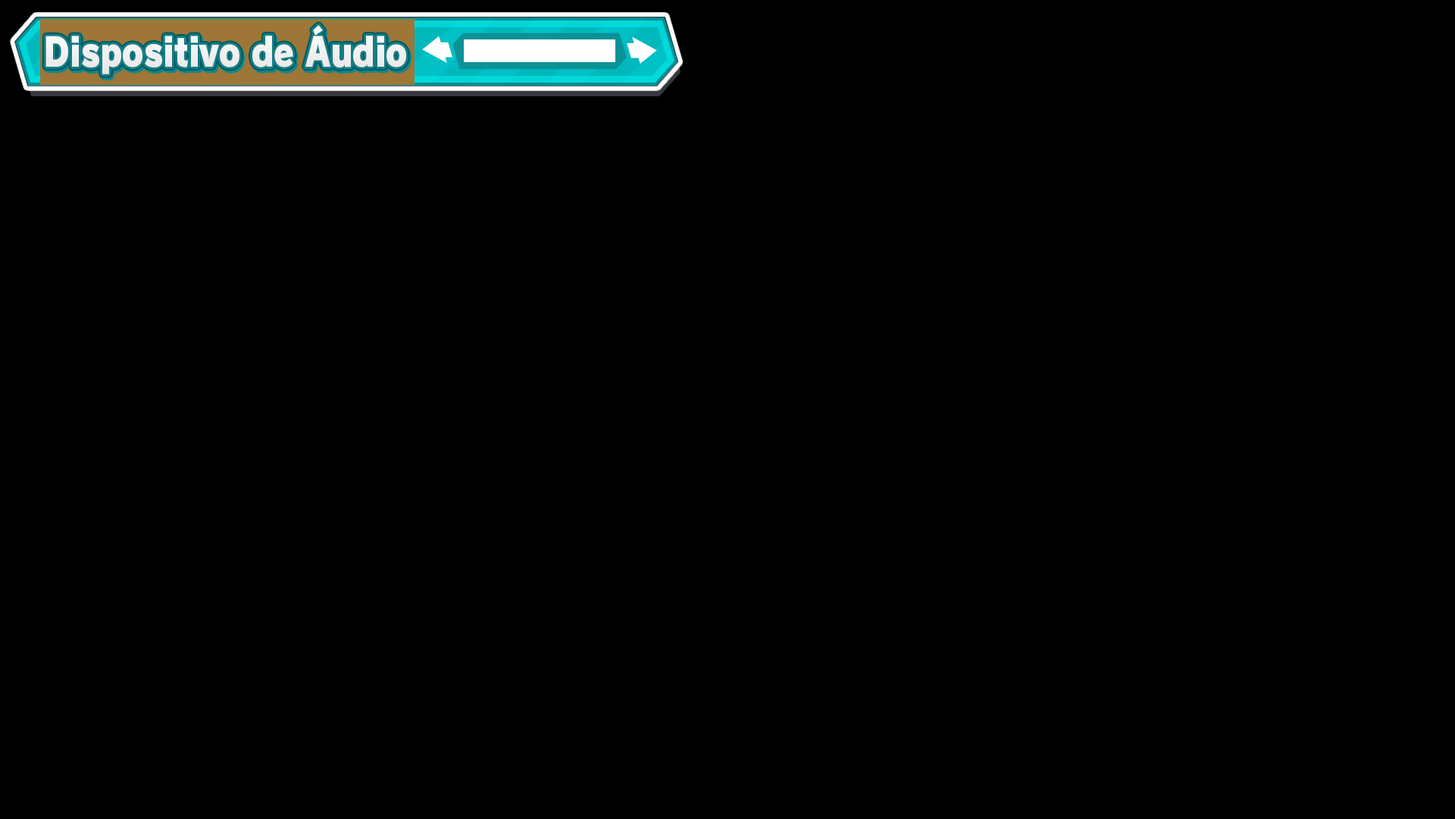
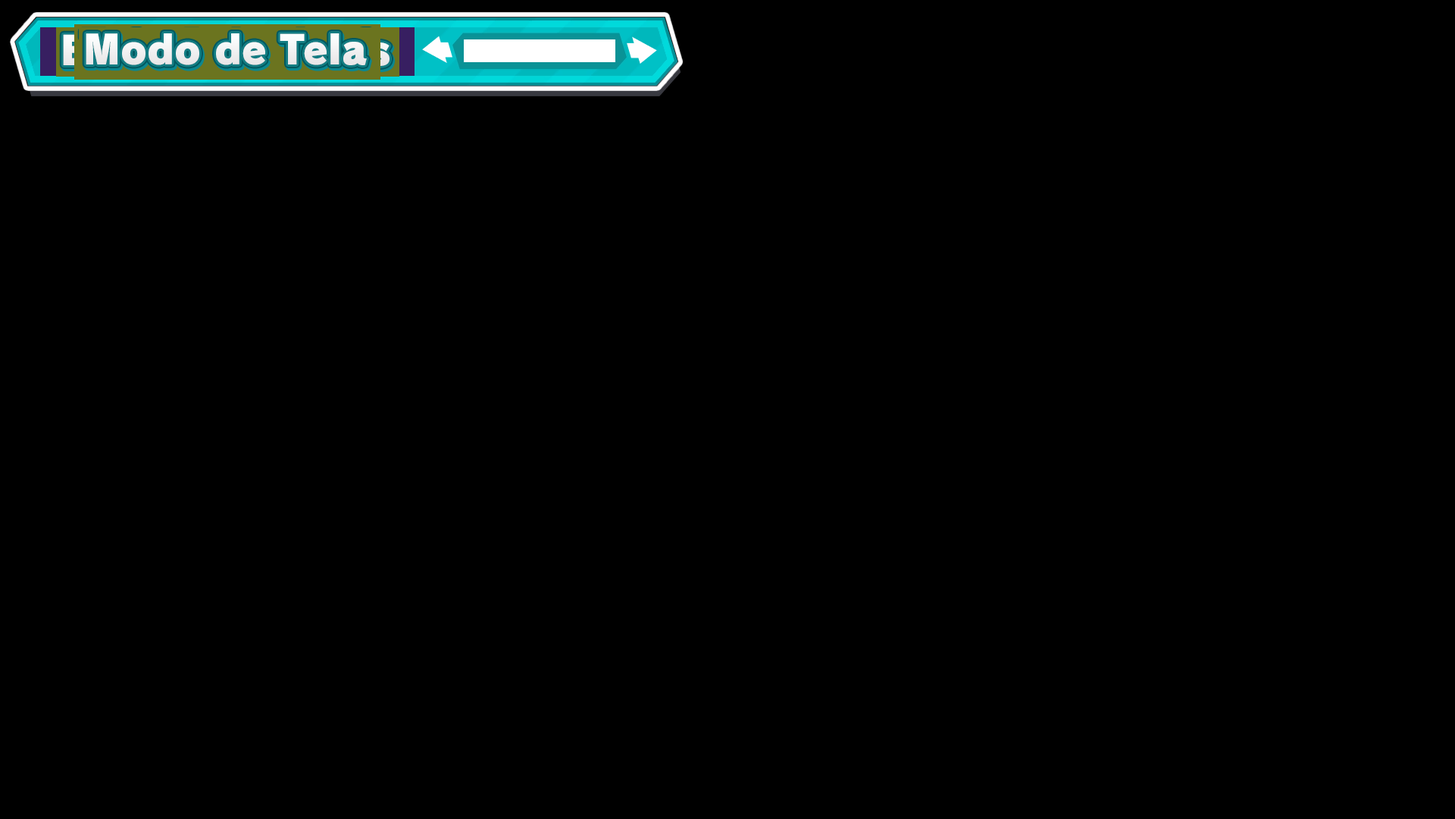
Layers edited between the first and the second 1455x819 image:
added group "Modo de Tela (New)" with 2 layers above "Tela Principal (New)" over [78, 27, 377, 76]
added layer "Modo de Tela" in group "Modo de Tela (New)" over [85, 33, 367, 66]
added layer "Plano de Fundo" (1st of 3, in "Modo de Tela (New)") in group "Modo de Tela (New)" over [78, 27, 377, 76]
added group "Tela Principal (New)" with 2 layers above "Efeitos de Notas (New)" over [74, 24, 381, 80]
added layer "Tela Principal" in group "Tela Principal (New)" over [81, 30, 371, 69]
added layer "Plano de Fundo" (2nd of 3, in "Tela Principal (New)") in group "Tela Principal (New)" over [74, 24, 381, 80]
added group "Efeitos de Notas (New)" with 2 layers above "Agrupar 13" over [56, 27, 400, 77]
added layer "Efeitos de Notas" in group "Efeitos de Notas (New)" over [62, 33, 390, 66]
added layer "Plano de Fundo" (3rd of 3, in "Efeitos de Notas (New)") in group "Efeitos de Notas (New)" over [56, 27, 400, 77]
hid group "Agrupar 13" (2 layers) over [40, 18, 415, 85]
